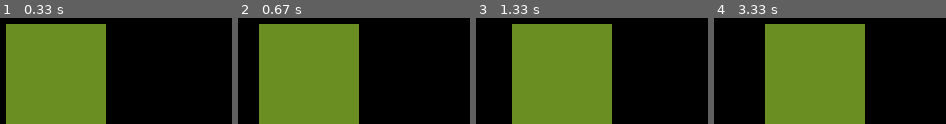
Above: before the commit, frames 1-4 (left to right).
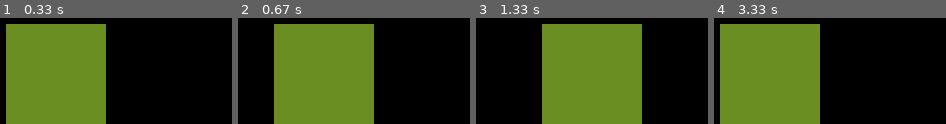
Above: after the commit, the same moments.

Repository: code-n-cry/pygame-tutoring-project
Game: pygame game, started from main2.py
The game is run twice, just before and just after one commit, with the same random seed, the same clock (stepped at 60 frames per second) and the same inputs.
Inputs:
- Up to frame 1 (0.33 s): no input
- Up to frame 2 (0.67 s): hold D from 0.33 s (still down)
- Up to frame 3 (1.33 s): release D at 0.8 s; hold D 0.83-1.3 s
- Up to frame 4 (3.33 s): hold A 1.33-1.87 s; hold A 1.9-2.43 s; hold D 2.47-3.1 s; hold A from 3.13 s (still down)

Frame 1 is identical in both runs. In frame 2, 12% of the frame differs, in the area x 9-59%, y 5-100%; in frame 3, 24%; in frame 4, 37%, in the area x 2-66%, y 5-100%.

Commit message:
добавил хождение в лево

Diff:
--- a/main2.py
+++ b/main2.py
@@ -12,18 +12,22 @@
 end_position = None
 drawing = False
 running = True
-speed_x = 5
+speed_x = 10
 rect = pygame.Rect(10, 500, 100, 100)
 while running:
     for event in pygame.event.get():
         if event.type == pygame.QUIT:
             running = False
         if event.type == pygame.KEYDOWN:
-            if event.key == pygame.K_d:
+            if event.key == pygame.K_a and rect.x > 0:
+                rect.x -= speed_x
+            if event.key == pygame.K_d and rect.x + 100 < WIDTH:
                 rect.x += speed_x
         pressed_keys = pygame.key.get_pressed()
-        if pressed_keys[pygame.K_d]:
+        if pressed_keys[pygame.K_d] and rect.x + 100 < WIDTH:
             rect.x += speed_x
+        if pressed_keys[pygame.K_a] and rect.x > 0:
+            rect.x -= speed_x
         screen.fill((0, 0, 0))
         pygame.draw.rect(screen, (107, 142, 35), rect)
         clock.tick(60)
